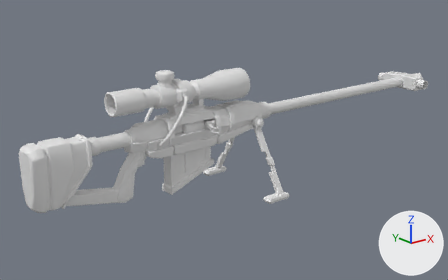
A saved change to the FBX model Workfiles/Weapon_models/Dallas_anti_material_rifle/SK_AT_Sniper.fbx.
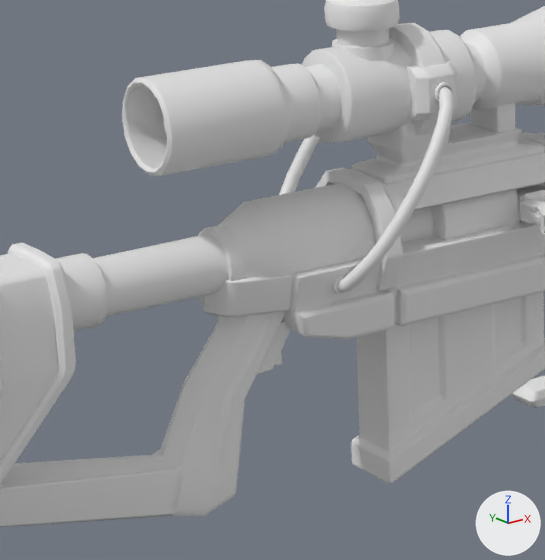
Each version appears first whole from a camera (50 mm lens) standing at (-0.669, -1.129, 0.438) and looking at (0.281, 0.059, -0.037), and next in a close-up on the part from 16% to 47% of the width and 26% to 76% of the height. The lights are fixed; the arrows at lower right show +X, +Y and +Z. The older version's two pictures come first. Materials are left out; every surface is plain grey. Where no turn or scale is listed for an object, it has been applied to the vertices.

Names of what the first close-up shows: 'ScopeCables', 'Weapon_mirror', 'Weapon_non_mirror'.
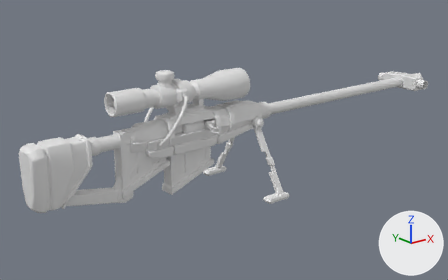
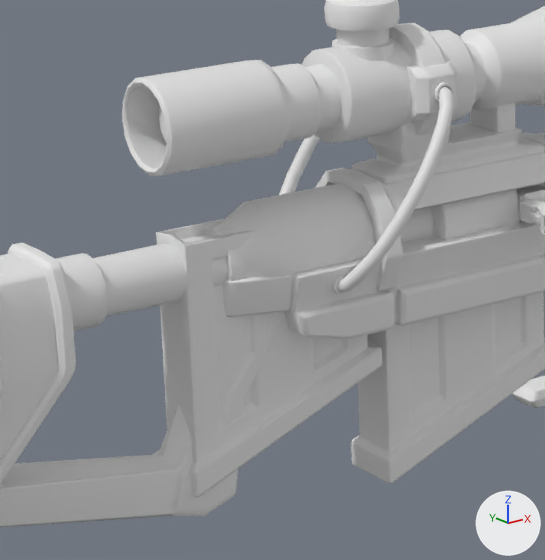
Edits to the scene script, one JSON object a line:
```json
{"op": "add", "block": "me_cylinder_003_1", "code": ["me_cylinder_003_1 = bpy.data.meshes.new('Cylinder.003')", "me_cylinder_003_1.from_pydata(...)  # 495 vertices, 986 faces; spans x -0.0617..0.0625, y -0.0207..0.0207, z -0.0835..0.0613"]}
{"op": "add", "block": "ob_at_mag", "code": ["ob_at_mag = bpy.data.objects.new('AT_Mag', me_cylinder_003_1)", "ob_at_mag.location = (0.0, 0.0, 0.0)"]}
```

Changed parts and their boxes [x1, y1, x2, y2] in the close-ups (545 x 560 px):
```json
{"object": "AT_Mag", "change": "added", "after": [156, 219, 382, 497]}
```
